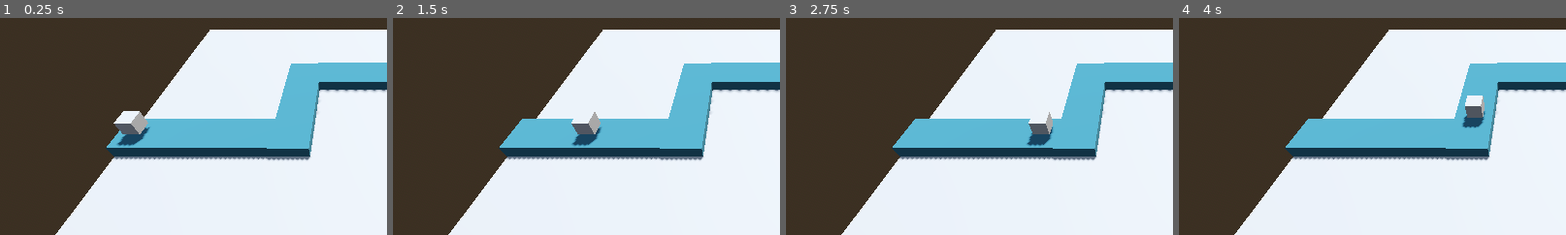
Above: before the commit, frames 1-4 (left to right).
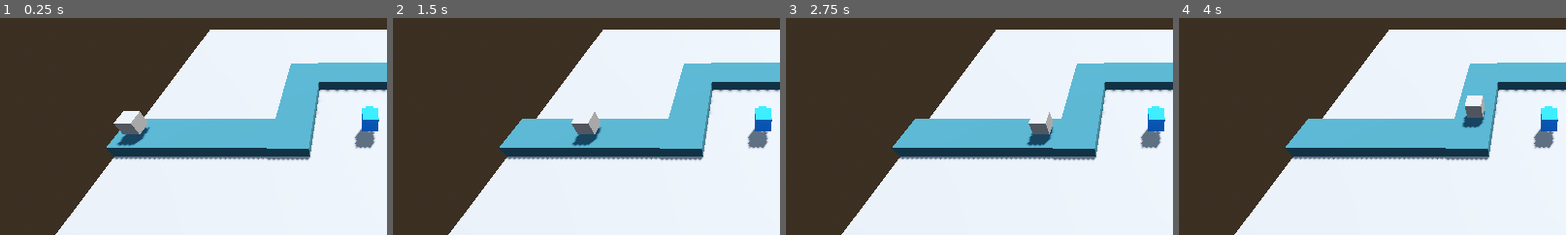
Above: after the commit, the same moments.

Repository: BurnabySouthGameDev/TowerDefence
Game: Godot game, scene res://Scenes/main.tscn
The game is run twice, just before and just after one commit, with the same random seed, the same clock (stepped at 60 frames per second) and the same inputs.
Inputs:
- Up to frame 1 (0.25 s): no input
- Up to frame 2 (1.5 s): no input
- Up to frame 3 (2.75 s): no input
- Up to frame 4 (4 s): no input
The pictures show only the part of the screen within x 4-54%, y 27-76%; the shares and areas given below are measured in that part.

The runs differ from the first frame. In frame 1, 0.9% of the frame differs, in the area x 91-98%, y 40-61%; in frame 2, 0.9%; in frame 3, 0.9%; in frame 4, 0.9%.

Commit message:
Added basic turret

Diff:
--- /dev/null
+++ b/Scenes/character_body_3d.gd
@@ -0,0 +1,5 @@
+extends CharacterBody3D
+
+func _process(delta: float) -> void:
+	velocity = Vector3(3, 0, 0)
+	move_and_slide()
--- a/Scenes/enemy.tscn
+++ b/Scenes/enemy.tscn
@@ -7,3 +7,5 @@
 
 [node name="CSGBox3D" type="CSGBox3D" parent="."]
 use_collision = true
+collision_layer = 2
+collision_mask = 2
--- a/Scenes/main.tscn
+++ b/Scenes/main.tscn
@@ -1,6 +1,8 @@
-[gd_scene load_steps=6 format=3 uid="uid://dxt1ttcllxx1g"]
+[gd_scene load_steps=9 format=3 uid="uid://dxt1ttcllxx1g"]
 
+[ext_resource type="PackedScene" uid="uid://ld73oby6g67" path="res://Scenes/turrets/list/basic_turret.tscn" id="2_bo1nx"]
 [ext_resource type="Script" uid="uid://ns7g5warqqu5" path="res://Scripts/enemy_spawn.gd" id="2_ibv0h"]
+[ext_resource type="Script" uid="uid://55x8gsic2vhr" path="res://Scenes/character_body_3d.gd" id="3_8gbba"]
 
 [sub_resource type="ProceduralSkyMaterial" id="ProceduralSkyMaterial_6m1b0"]
 sky_horizon_color = Color(0.64625, 0.65575, 0.67075, 1)
@@ -17,6 +19,8 @@
 
 [sub_resource type="StandardMaterial3D" id="StandardMaterial3D_it7di"]
 albedo_color = Color(0.169938, 0.367082, 0.424608, 1)
+
+[sub_resource type="CapsuleShape3D" id="CapsuleShape3D_jjvhh"]
 
 [node name="Main" type="Node3D"]
 
@@ -59,3 +63,17 @@
 [node name="enemy spawn" type="Marker3D" parent="."]
 transform = Transform3D(1, 0, 0, 0, 1, 0, 0, 0, 1, -14.5, 2, 0)
 script = ExtResource("2_ibv0h")
+
+[node name="BasicTurret" parent="." instance=ExtResource("2_bo1nx")]
+transform = Transform3D(1, 0, 0, 0, 1, 0, 0, 0, 1, 0.737682, 1.64068, -0.645817)
+
+[node name="CharacterBody3D" type="CharacterBody3D" parent="."]
+process_mode = 4
+transform = Transform3D(1, 0, 0, 0, 1, 0, 0, 0, 1, -16.8449, 3.97338, 0)
+collision_layer = 2
+collision_mask = 2
+script = ExtResource("3_8gbba")
+
+[node name="CollisionShape3D" type="CollisionShape3D" parent="CharacterBody3D"]
+shape = SubResource("CapsuleShape3D_jjvhh")
+debug_color = Color(0, 1, 0, 1)
--- /dev/null
+++ b/Scenes/turrets/list/basic_turret.tscn
@@ -0,0 +1,33 @@
+[gd_scene load_steps=5 format=3 uid="uid://ld73oby6g67"]
+
+[ext_resource type="PackedScene" uid="uid://cw7yg6e0jmot0" path="res://Scenes/turrets/radar.tscn" id="1_mduyx"]
+[ext_resource type="Script" uid="uid://ghb85u66ywux" path="res://Scripts/turrets/basic_turret.gd" id="1_ulw1s"]
+
+[sub_resource type="StandardMaterial3D" id="StandardMaterial3D_txjsu"]
+albedo_color = Color(0.0862745, 0.541176, 1, 1)
+
+[sub_resource type="SphereShape3D" id="SphereShape3D_ulw1s"]
+radius = 10.0
+
+[node name="BasicTurret" type="Node3D"]
+script = ExtResource("1_ulw1s")
+
+[node name="CSGBox3D" type="CSGBox3D" parent="."]
+material = SubResource("StandardMaterial3D_txjsu")
+
+[node name="CSGBox3D2" type="CSGBox3D" parent="CSGBox3D"]
+transform = Transform3D(0.52, 0, 0, 0, 0.52, 0, 0, 0, 0.52, 0, 0.0773596, -0.767816)
+size = Vector3(1, 0.505981, 1)
+material = SubResource("StandardMaterial3D_txjsu")
+
+[node name="Radar" parent="." instance=ExtResource("1_mduyx")]
+
+[node name="CollisionShape3D" type="CollisionShape3D" parent="Radar"]
+shape = SubResource("SphereShape3D_ulw1s")
+debug_color = Color(0.564706, 0.552941, 0.0705882, 1)
+
+[node name="ReloadTimer" type="Timer" parent="."]
+wait_time = 0.2
+
+[connection signal="new_target" from="Radar" to="." method="_on_radar_new_target"]
+[connection signal="timeout" from="ReloadTimer" to="." method="fire"]
--- /dev/null
+++ b/Scenes/turrets/radar.tscn
@@ -0,0 +1,15 @@
+[gd_scene load_steps=2 format=3 uid="uid://cw7yg6e0jmot0"]
+
+[ext_resource type="Script" uid="uid://sn2r2w50av3n" path="res://Scripts/turrets/radar.gd" id="1_oxg80"]
+
+[node name="Radar" type="Area3D"]
+collision_layer = 2
+collision_mask = 2
+script = ExtResource("1_oxg80")
+
+[node name="Timer" type="Timer" parent="."]
+wait_time = 0.1
+
+[connection signal="body_entered" from="." to="." method="_on_body_entered"]
+[connection signal="body_exited" from="." to="." method="_on_body_exited"]
+[connection signal="timeout" from="Timer" to="." method="recalculate_target"]
--- /dev/null
+++ b/Scripts/turrets/basic_turret.gd
@@ -0,0 +1,27 @@
+extends Node3D
+
+@onready
+var radar : Radar = $"Radar"
+
+@onready
+var reload_timer : Timer = $"ReloadTimer"
+
+func _on_radar_new_target(target: Node3D) -> void:
+	print("basic_turret - target: ", target)
+	if target == null:
+		reload_timer.stop()
+		return
+
+	if reload_timer.is_stopped():
+		reload_timer.start()
+
+func fire() -> void:
+	assert(radar.current_target != null)
+
+	_fire_at(radar.current_target)
+
+func _fire_at(target: Node3D) -> void:
+	var face := global_position.direction_to(target.global_position)
+	quaternion = Quaternion(Vector3.FORWARD, face)
+	if randf() < 0.0:
+		target.queue_free()
--- /dev/null
+++ b/Scripts/turrets/radar.gd
@@ -0,0 +1,49 @@
+extends Area3D
+class_name Radar
+
+@onready
+var cooldown_timer : Timer = $"Timer"
+
+var body_count := 0
+
+var current_target : Node3D = null:
+	set(value):
+		if (current_target != value):
+			current_target = value
+			new_target.emit(current_target)
+
+signal new_target(target: Node3D)
+
+func _on_body_entered(body: Node3D) -> void:
+	print("enter range: ", body)
+	body_count += 1
+	if body_count == 1:
+		cooldown_timer.start()
+		current_target = body
+
+func _on_body_exited(body: Node3D) -> void:
+	print("exit range: ", body)
+	body_count -= 1
+	if body_count == 0:
+		cooldown_timer.stop()
+		current_target = null
+		return
+
+	if current_target == body:
+		recalculate_target()
+
+func recalculate_target() -> void:
+	# temp solution for now.
+	if (current_target == null and body_count == 0 or
+		is_valid_target(current_target)):
+		return
+
+	for body in get_overlapping_bodies():
+		if is_valid_target(body):
+			current_target = body
+			return
+
+	current_target = null
+
+func is_valid_target(target: Node3D) -> bool:
+	return is_instance_valid(target) and not target.is_queued_for_deletion()
--- a/project.godot
+++ b/project.godot
@@ -18,3 +18,8 @@
 [dotnet]
 
 project/assembly_name="BSGD Tower Defence"
+
+[layer_names]
+
+3d_physics/layer_1="Environment"
+3d_physics/layer_2="Enemies"
Not shown, added: Scenes/character_body_3d.gd.uid
Not shown, added: Scripts/turrets/basic_turret.gd.uid
Not shown, added: Scripts/turrets/radar.gd.uid
